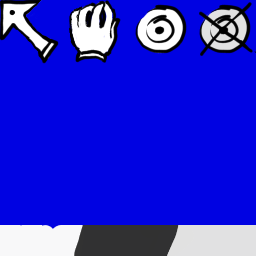
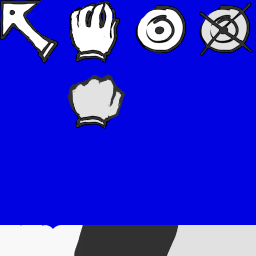
The second w=256, h=256 image is a revision of the first. Changes to its layers:
painted on "Inking" over <box>0,0,252,129</box>
painted on "Color" over <box>0,0,252,128</box>
painted on "background" over <box>0,0,252,129</box>
